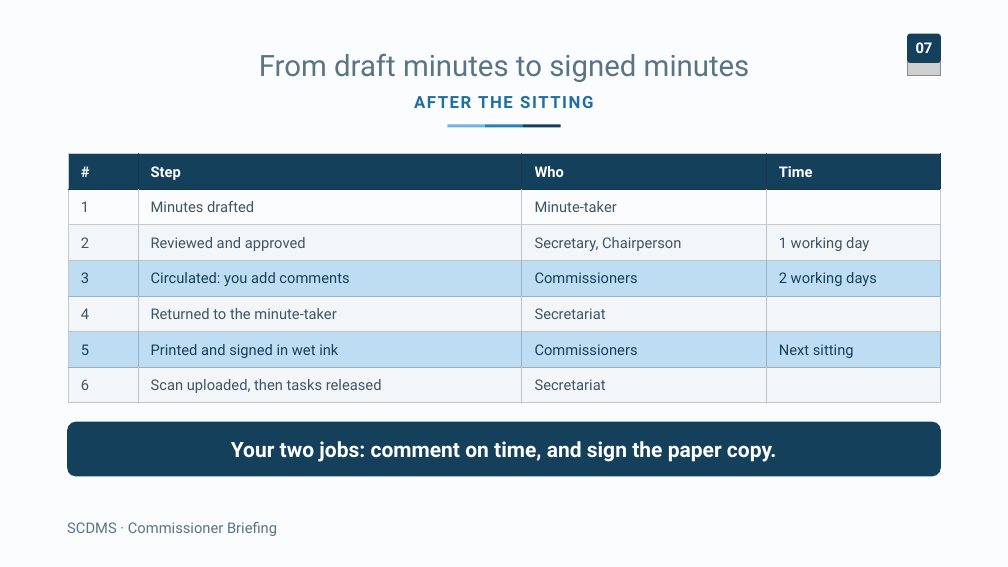
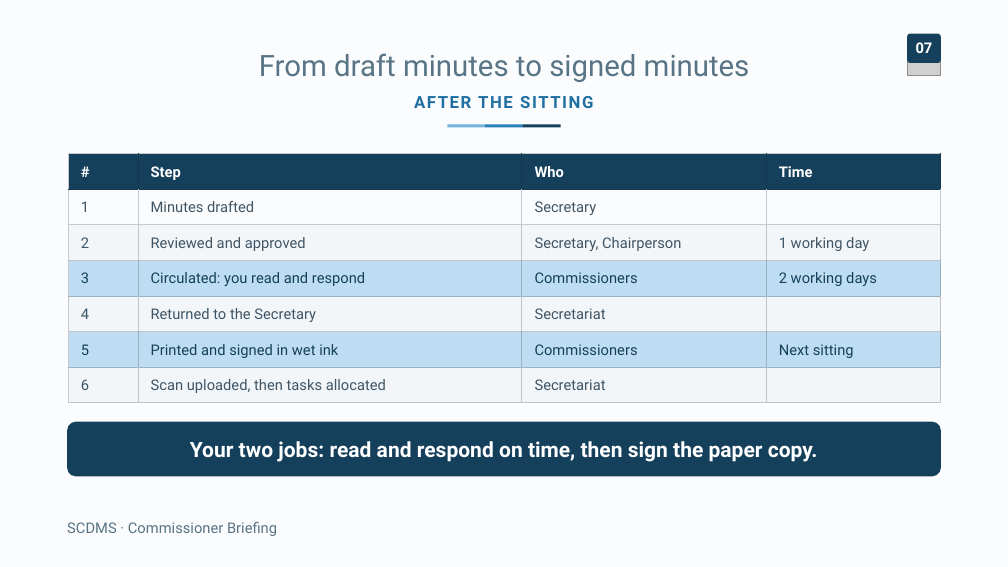
Before and after one commit to Innovation-and-Policy-Development-Unit/commissionDecisionApp_v1.0, a slide deck: slide 7 of docs/training/SCDMS_Commissioner_Briefing.pptx. Drawn at 1008x567 pixels with LibreOffice and Linux fonts; fonts in the diff are those of the drawing; grey boxes stand for pictures. Boxes give left, top, right and bottom in pixels: in the first picture for what was removed or moved away, otherwise in the second. Text is boxed around its words. In the diff, an @@ line names an element or a change of style, - is before the commit and + after.

```diff
--- a/docs/training/SCDMS_Commissioner_Briefing.pptx
+++ b/docs/training/SCDMS_Commissioner_Briefing.pptx
@@ table at (68,154,941,403) @@
-row 2, column 3: Minute-taker
+row 2, column 3: Secretary
-row 4, column 2: Circulated: you add comments
+row 4, column 2: Circulated: you read and respond
-row 5, column 2: Returned to the minute-taker
+row 5, column 2: Returned to the Secretary
-row 7, column 2: Scan uploaded, then tasks released
+row 7, column 2: Scan uploaded, then tasks allocated
@@ text in rounded rectangle at (190,441,818,462): text changed @@
-Your two jobs: comment on time, and sign the paper copy.
+Your two jobs: read and respond on time, then sign the paper copy.
```
Also in this commit, not shown: 7 other slides changed, 1 slide removed, 9 other files.
